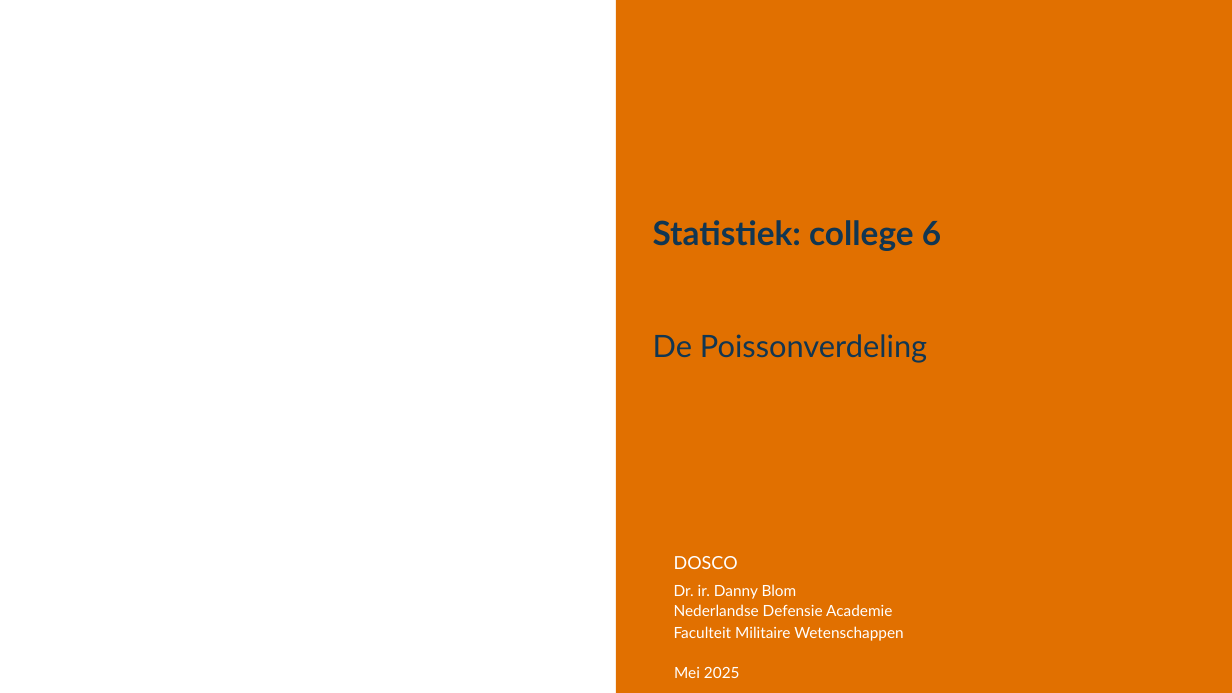
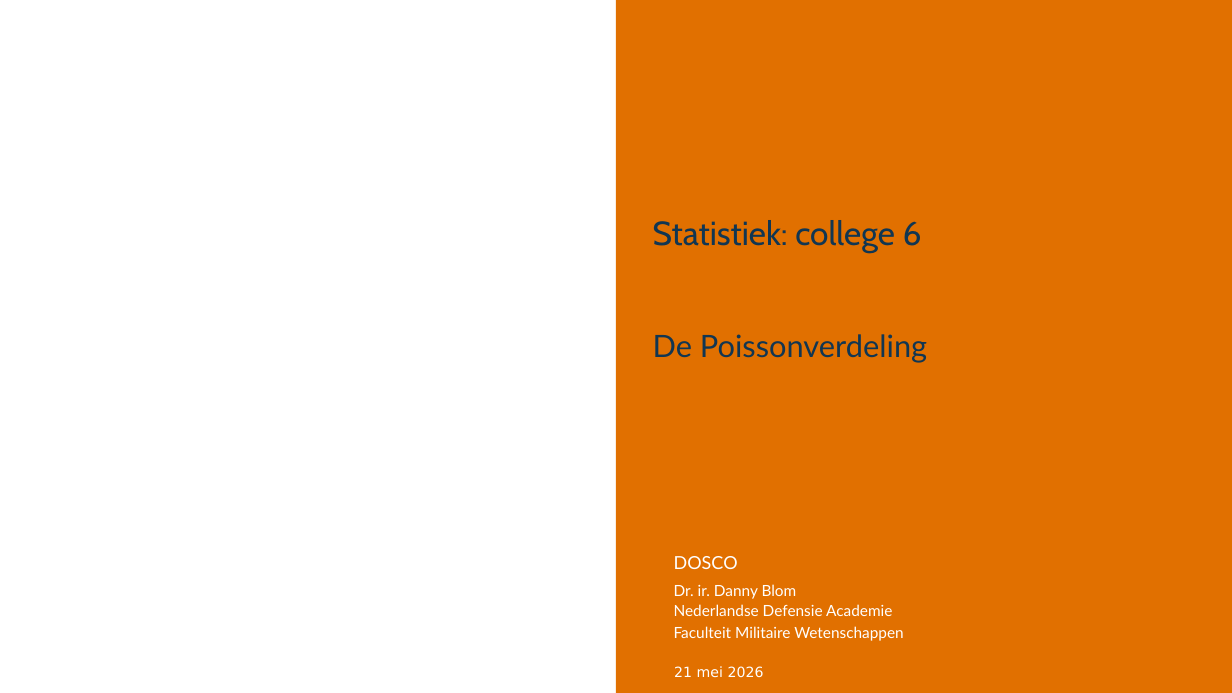
Before and after one commit to DBlom96/Statistiek, a slide deck: slide 1 of Slides/2025-2026/Slides/Statistiek 2024-2025 -- college 6a -- Poissonverdeling.pptx. Drawn at 1232x693 pixels with LibreOffice and Linux fonts; fonts in the diff are those of the drawing; background and template pictures are left out. Boxes give left, top, right and bottom in pixels: in the first picture for what was removed or moved away, otherwise in the second. Text is boxed around its words. In the diff, an @@ line names an element or a change of style, - is before the commit and + after.

```diff
--- a/Slides/2025-2026/Slides/Statistiek 2024-2025 -- college 6a -- Poissonverdeling.pptx
+++ b/Slides/2025-2026/Slides/Statistiek 2024-2025 -- college 6a -- Poissonverdeling.pptx
@@ title "Statistiek: college 6" at (653,220,922,253): font Lato to Cabin, bold off @@
@@ text at (674,666,764,678): text changed; size 12 to 11 pt; font Lato to DejaVu Sans @@
-Mei 2025
+21 mei 2026
```
Also in this commit, not shown: 3 other slides changed, 1 slide added, 21 other files.
